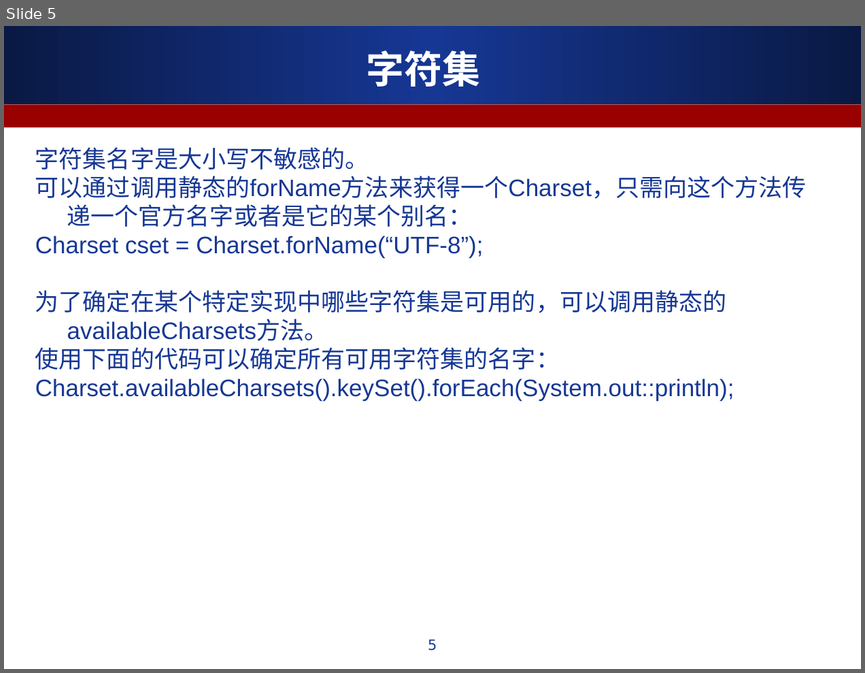
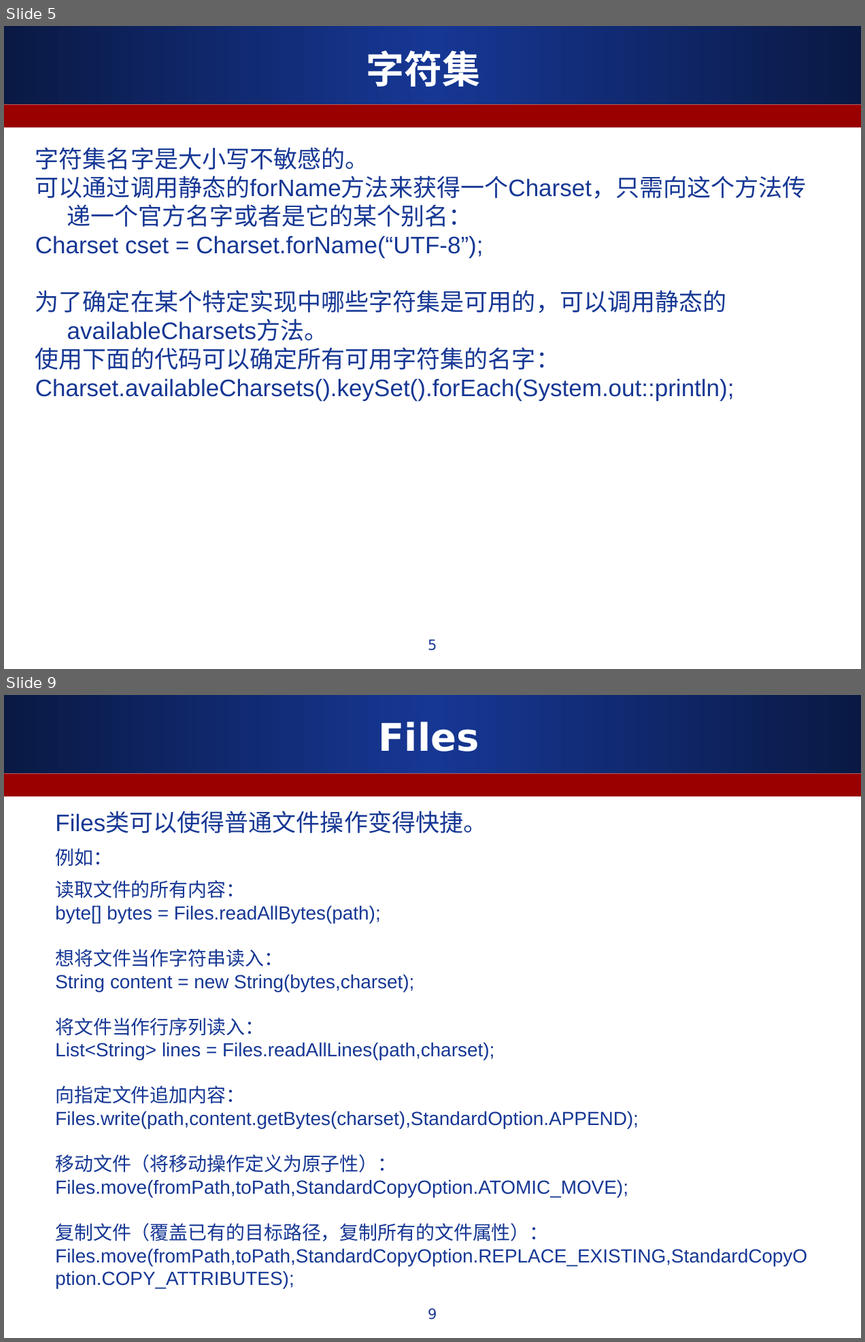
Before and after one commit to ALiberInc/Training, a slide deck: Java/第七章_流与文件.ppt. Shown one above the other, each under a label of ours: slide 5 before the commit, slides 5 and 9 after it; the slides between them are not shown. The pictures are 865x673 and 865x1342 pixels, drawn with LibreOffice and Linux fonts; fonts in the diff are those of the drawing. Boxes give left, top, right and bottom in pixels: in the first picture for what was removed or moved away, otherwise in the second. Text is boxed around its words. In the diff, an @@ line names an element or a change of style, - is before the commit and + after.

```diff
--- a/Java/第七章_流与文件.ppt
+++ b/Java/第七章_流与文件.ppt
@@ slide 9 added at bbox=[4, 695, 861, 1338], background #FFFFFF; not listed: 2 template elements that a slide beside it also shows @@
@@ title added at bbox=[379, 722, 479, 751], 32 pt, text #FFFFFF, bold @@
+Files
@@ text added at bbox=[55, 812, 807, 1288], 16 pt, text #163794 @@
+Files类可以使得普通文件操作变得快捷。
+例如：
+读取文件的所有内容：
+byte[] bytes = Files.readAllBytes(path);
+想将文件当作字符串读入：
+String content = new String(bytes,charset);
+将文件当作行序列读入：
+List<String> lines = Files.readAllLines(path,charset);
+向指定文件追加内容：Files.write(path,content.getBytes(charset),StandardOption.APPEND);
+移动文件（将移动操作定义为原子性）：Files.move(fromPath,toPath,StandardCopyOption.ATOMIC_MOVE);
+复制文件（覆盖已有的目标路径，复制所有的文件属性）：Files.move(fromPath,toPath,StandardCopyOption.REPLACE_EXISTING,StandardCopyOption.COPY_ATTRIBUTES);
@@ page number added at bbox=[428, 1308, 436, 1319], 12 pt, text #163794 @@
+9
```
Also in this commit, not shown: 2 slides changed, 2 other slides added.
